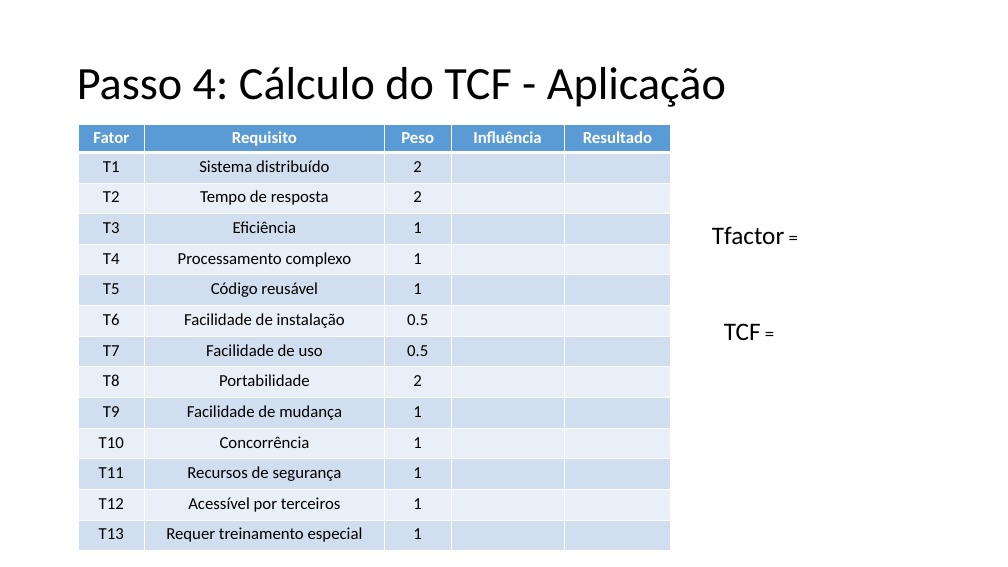
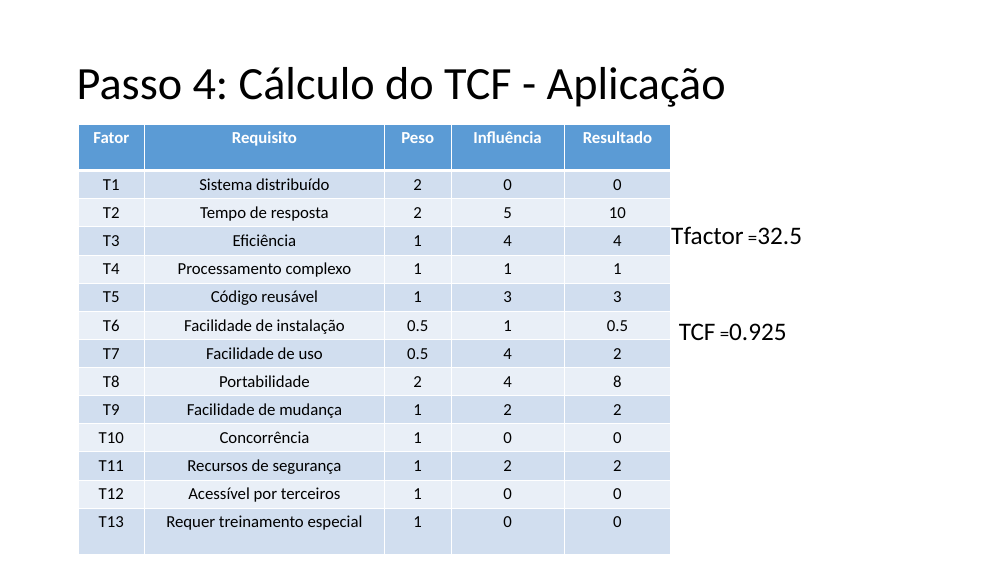
Before and after one commit to pedrolugao/EngSoft-2017.1-UFJF, a slide deck: slide 12 of Diagramas UML/Estimativas.pptx. Drawn at 1008x567 pixels with LibreOffice and Linux fonts; fonts in the diff are those of the drawing. Boxes give left, top, right and bottom in pixels: in the first picture for what was removed or moved away, otherwise in the second. Text is boxed around its words. In the diff, an @@ line names an element or a change of style, - is before the commit and + after.

```diff
--- a/Diagramas UML/Estimativas.pptx
+++ b/Diagramas UML/Estimativas.pptx
@@ table at <box>78,124,671,541</box> @@
-row 2, column 4: 
+row 2, column 4: 0
-row 2, column 5: 
+row 2, column 5: 0
-row 3, column 4: 
+row 3, column 4: 5
-row 3, column 5: 
+row 3, column 5: 10
-row 4, column 4: 
+row 4, column 4: 4
-row 4, column 5: 
+row 4, column 5: 4
-row 5, column 4: 
+row 5, column 4: 1
-row 5, column 5: 
+row 5, column 5: 1
-row 6, column 4: 
+row 6, column 4: 3
-row 6, column 5: 
+row 6, column 5: 3
-row 7, column 4: 
+row 7, column 4: 1
-row 7, column 5: 
+row 7, column 5: 0.5
-row 8, column 4: 
+row 8, column 4: 4
-row 8, column 5: 
+row 8, column 5: 2
-row 9, column 4: 
+row 9, column 4: 4
-row 9, column 5: 
+row 9, column 5: 8
-row 10, column 4: 
+row 10, column 4: 2
-row 10, column 5: 
+row 10, column 5: 2
-row 11, column 4: 
+row 11, column 4: 0
-row 11, column 5: 
+row 11, column 5: 0
-row 12, column 4: 
+row 12, column 4: 2
-row 12, column 5: 
+row 12, column 5: 2
-row 13, column 4: 
+row 13, column 4: 0
-row 13, column 5: 
+row 13, column 5: 0
-row 14, column 4: 
+row 14, column 4: 0
-row 14, column 5: 
+row 14, column 5: 0
@@ fill #D2DEEF to #D1DEEF in 35 cells @@
@@ fill #EAEFF7 to #E9EFF7 in 30 cells @@
@@ less space between paragraphs @@
@@ borders changed @@
@@ text at <box>671,226,802,244</box>: text changed @@
-Tfactor =
+Tfactor =32.5
@@ text at <box>679,323,786,340</box>: text changed @@
-TCF =
+TCF =0.925
```
Also in this commit, not shown: 16 other slides changed.
